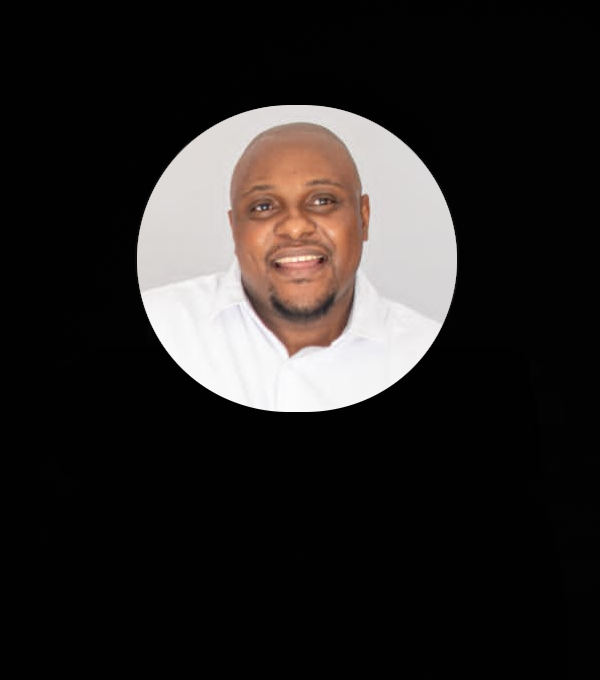
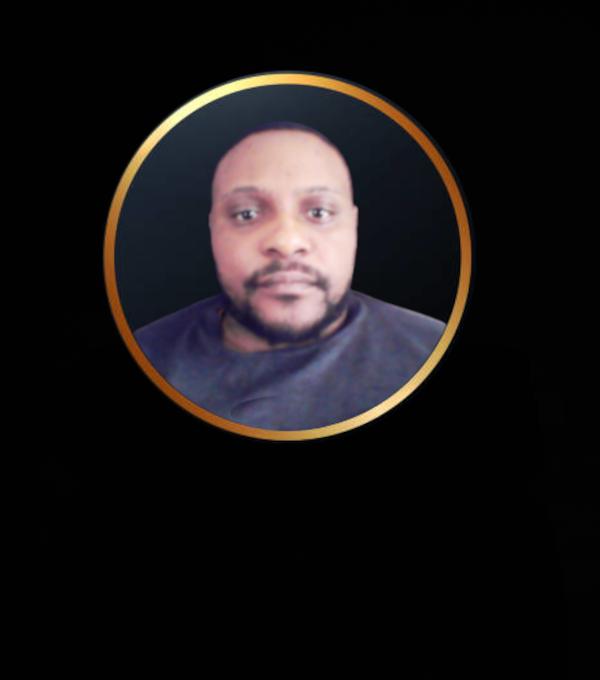
Comparing the layer stacks of the two 600 × 680 images. Changes:
painted on "Pasted Layer" over [102, 70, 476, 444]
added layer "Transformation copy" above "capri-profile-img.png copy" over [130, 84, 468, 435]
renamed "Pasted Layer #1" to "capri-profile-img.png copy", hid it, painted on it over [102, 103, 476, 444]
painted on "me.jpg" over [102, 104, 476, 444]
